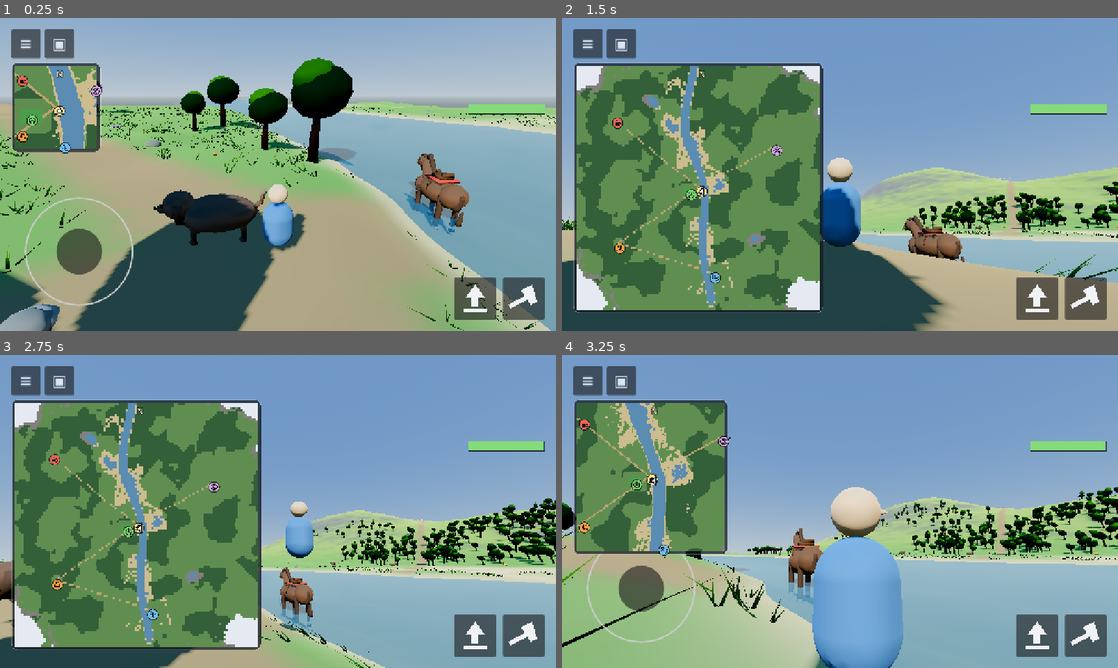
Above: before the commit, frames 1-4 (two rows, left to right).
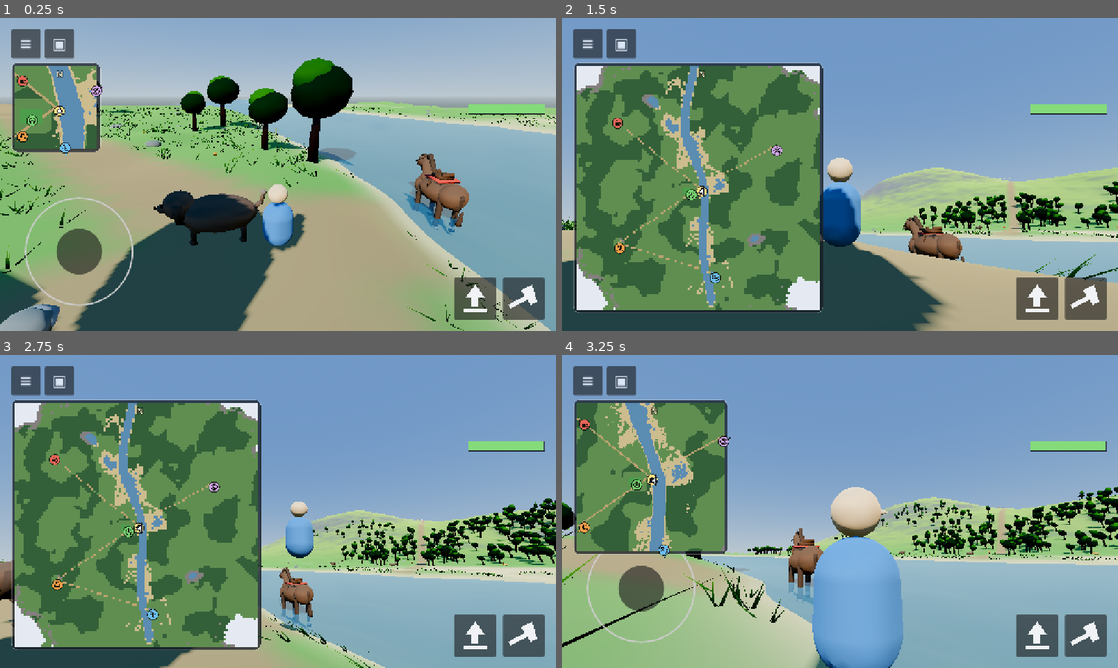
Above: after the commit, the same moments.

Repository: kabartay/aava
Game: Godot game, scene res://main.tscn
Two runs of this game, one before a commit and one after it. Both use one fixed random seed, a clock stepped at 60 frames per second and the inputs below.
Inputs (mouse positions are in pixels of both pictures, inside the frame that each line leads up to):
- Up to frame 1 (0.25 s): no input
- Up to frame 2 (1.5 s): tap Enter at 0.5 s; drag from (840, 174) to (895, 105) at 0.52 s; drag from (617, 108) to (812, 237) at 1.27 s
- Up to frame 3 (2.75 s): move the mouse to (333, 442) at 2.02 s; hold D (move_right) from 2.03 s (still down); tap E (kick) at 2.1 s; tap Space (jump) at 2.3 s
- Up to frame 4 (3.25 s): release D (move_right) at 2.75 s; drag from (812, 574) to (673, 464) at 2.77 s

The runs differ from the first frame. In frame 1, less than 0.1% of the frame differs, in the area x 73-85%, y 44-63%; in frame 2, less than 0.1%; in frame 3, less than 0.1%; in frame 4, less than 0.1%.

Commit message:
Make the mounts solid where they stand, and seat the rider on the saddle
The horse could be walked through, which from the phone read as the horse
not being there. Every mount has a body now — a box the size of the animal
or the machine — that stops a child while it stands and switches off while
it is ridden, or the collider carried under the child would shove them
along. A boat left at the far shore is solid too.

The rider sat inside the horse to the neck: the body was lifted 1.26 m
onto a horse whose back is now over two. It is lifted to the saddle. And
the horse has a bridle — noseband, browband, cheek straps — with reins
running back to the pommel, a shoulder where the neck meets the body, and
rounder spheres throughout: a saddled horse with nothing on its head looked
half-dressed.

Diff:
--- a/src/dev/ci_check.gd
+++ b/src/dev/ci_check.gd
@@ -2129,7 +2129,9 @@
 	_expect(mounts.nearest(spot) == MountKinds.HORSE, "a horse two metres away is within reach")
 	_expect(mounts.nearest(spot + Vector3(40.0, 0.0, 0.0)) == &"", "one forty metres away is not")
 
+	_expect(mounts.is_solid(MountKinds.HORSE), "a standing horse is solid: a child bumps into it rather than through it")
 	_expect(mounts.mount(MountKinds.HORSE), "it can be mounted")
+	_expect(not mounts.is_solid(MountKinds.HORSE), "and stops being solid while ridden, or it would shove its rider")
 	_expect(mounts.riding == MountKinds.HORSE, "and the game knows what is being ridden")
 	_expect(not mounts.mount(MountKinds.HORSE), "it cannot be mounted twice")
 	_expect(mounts.nearest(spot) == &"", "nothing else is offered while riding")
@@ -2139,6 +2141,7 @@
 	var elsewhere := spot + Vector3(30.0, 0.0, -18.0)
 	_expect(mounts.dismount(elsewhere) == MountKinds.HORSE, "it can be dismounted")
 	_expect(mounts.riding == &"", "and riding stops")
+	_expect(mounts.is_solid(MountKinds.HORSE), "and it is solid again where it stands")
 	var left_at := mounts.position_of(MountKinds.HORSE)
 	_expect(
 		absf(left_at.x - elsewhere.x) < 0.01 and absf(left_at.z - elsewhere.z) < 0.01,
--- a/src/world/mount_kinds.gd
+++ b/src/world/mount_kinds.gd
@@ -48,6 +48,18 @@
 const BOAT_DRAFT := 0.3
 const BOAT_SEAT := 0.25
 
+## The box a standing mount takes up, as (size, centre height): what a child
+## bumps into instead of walking through it. Only while it stands — a mount
+## being ridden is carried under the child and must not push them.
+static func body_box(kind: StringName) -> Array:
+	match kind_of(kind):
+		HORSE:
+			return [Vector3(0.9, 2.1, 2.9), 1.15]
+		BOAT:
+			return [Vector3(1.4, 0.55, 3.5), 0.05]
+		_:
+			return [Vector3(0.5, 1.0, 1.9), 0.55]
+
 const INFO := {
 	HORSE: {
 		# Fast, but the real reason to ride one is that it fords the river and
@@ -57,7 +69,9 @@
 		"max_slope": 0.62,
 		"fords": true,
 		"floats": false,
-		"eye": 1.26,
+		# Up to the saddle: the child's feet at the stirrups, body above the
+		# horse's back. At 1.26 the rider was inside the horse to the neck.
+		"eye": 2.1,
 		"colour": Color(0.42, 0.29, 0.20),
 	},
 	BICYCLE: {
@@ -146,22 +160,30 @@
 	var body := SphereMesh.new()
 	body.radius = 0.52 * s
 	body.height = 1.0 * s
-	body.radial_segments = 10
-	body.rings = 6
+	body.radial_segments = 14
+	body.rings = 8
 	_add(tool, body, Transform3D(
 		Basis().scaled(Vector3(1.0, 0.92, 1.75)), Vector3(0.0, 1.32 * s, 0.0)
 	), hide)
 	var chest := SphereMesh.new()
 	chest.radius = 0.42 * s
 	chest.height = 0.84 * s
-	chest.radial_segments = 8
-	chest.rings = 5
+	chest.radial_segments = 12
+	chest.rings = 7
 	_add(tool, chest, Transform3D(Basis().scaled(Vector3(1.0, 1.05, 1.0)), Vector3(0.0, 1.26 * s, -0.74 * s)), hide)
+	# The shoulder, where the neck meets the body, so the neck grows out of
+	# the horse instead of being stuck onto it.
+	var shoulder := SphereMesh.new()
+	shoulder.radius = 0.34 * s
+	shoulder.height = 0.68 * s
+	shoulder.radial_segments = 10
+	shoulder.rings = 6
+	_add(tool, shoulder, Transform3D(Basis(), Vector3(0.0, 1.56 * s, -0.62 * s)), hide)
 	var rump := SphereMesh.new()
 	rump.radius = 0.44 * s
 	rump.height = 0.88 * s
-	rump.radial_segments = 8
-	rump.rings = 5
+	rump.radial_segments = 12
+	rump.rings = 7
 	_add(tool, rump, Transform3D(Basis(), Vector3(0.0, 1.36 * s, 0.72 * s)), hide)
 
 	# The neck rises forward; without it a horse is a barrel with a ball on it.
@@ -187,6 +209,40 @@
 	muzzle.radial_segments = 8
 	muzzle.rings = 4
 	_add(tool, muzzle, Transform3D(Basis(), Vector3(0.0, 2.02 * s, -1.42 * s)), hide.lightened(0.12))
+	# The bridle: a noseband round the muzzle, a strap up each cheek to
+	# behind the ears, and reins running back to the saddle. A saddled horse
+	# with nothing on its head looked half-dressed.
+	var noseband := TorusMesh.new()
+	noseband.inner_radius = 0.13 * s
+	noseband.outer_radius = 0.16 * s
+	noseband.rings = 6
+	noseband.ring_segments = 10
+	_add(tool, noseband, Transform3D(Basis(Vector3.RIGHT, PI * 0.5), Vector3(0.0, 2.03 * s, -1.34 * s)), leather)
+	var brow := TorusMesh.new()
+	brow.inner_radius = 0.2 * s
+	brow.outer_radius = 0.23 * s
+	brow.rings = 6
+	brow.ring_segments = 10
+	_add(tool, brow, Transform3D(Basis(Vector3.RIGHT, PI * 0.5), Vector3(0.0, 2.14 * s, -1.02 * s)), leather)
+	for side in PackedFloat32Array([-1.0, 1.0]):
+		var cheek := BoxMesh.new()
+		cheek.size = Vector3(0.02 * s, 0.03 * s, 0.34 * s)
+		_add(tool, cheek, Transform3D(Basis(Vector3.RIGHT, deg_to_rad(-12.0)), Vector3(side * 0.2 * s, 2.1 * s, -1.18 * s)), leather)
+		# A rein from the bit back to the pommel: a thin cylinder laid along
+		# the line between them.
+		var bit := Vector3(side * 0.16 * s, 2.0 * s, -1.36 * s)
+		var pommel_at := Vector3(side * 0.06 * s, 2.0 * s, -0.2 * s)
+		var run := pommel_at - bit
+		var rein := CylinderMesh.new()
+		rein.top_radius = 0.012 * s
+		rein.bottom_radius = 0.012 * s
+		rein.height = run.length()
+		rein.radial_segments = 4
+		rein.rings = 1
+		_add(tool, rein, Transform3D(
+			Basis.looking_at(run.normalized(), Vector3.UP) * Basis(Vector3.RIGHT, PI * 0.5),
+			bit + run * 0.5 + Vector3(0.0, -0.06 * s, 0.0)
+		), leather)
 	var blaze := BoxMesh.new()
 	blaze.size = Vector3(0.07 * s, 0.3 * s, 0.02 * s)
 	_add(tool, blaze, Transform3D(Basis(Vector3.RIGHT, deg_to_rad(-20.0)), Vector3(0.0, 2.15 * s, -1.33 * s)), pale)
--- a/src/world/mounts.gd
+++ b/src/world/mounts.gd
@@ -39,6 +39,19 @@
 
 	var node := MeshInstance3D.new()
 	node.mesh = MountKinds.build_mesh(kind)
+	# Solid while it stands. The horse could be walked through, which from
+	# the phone read as the horse not being there.
+	var body := StaticBody3D.new()
+	body.name = "Solid"
+	body.collision_layer = TerrainSpec.LAYER_PROPS
+	var box: Array = MountKinds.body_box(kind)
+	var shape := BoxShape3D.new()
+	shape.size = box[0]
+	var collider := CollisionShape3D.new()
+	collider.shape = shape
+	collider.position = Vector3(0.0, float(box[1]), 0.0)
+	body.add_child(collider)
+	node.add_child(body)
 	add_child(node)
 	var grounded := at
 	grounded.y = _rest_height(kind, at)
@@ -114,6 +127,7 @@
 	if riding != &"" or not exists(kind):
 		return false
 	riding = kind
+	_set_solid(kind, false)
 	# The mount stays visible and is carried along under the child. Hiding it
 	# was the first version, on the reasoning that the player "becomes" the
 	# horse — but the child's own body is still drawn, so what a rider actually
@@ -149,8 +163,25 @@
 		spot.y = _rest_height(kind, at)
 		node.global_position = spot
 		_positions[kind] = spot
+	_set_solid(kind, true)
 	dismounted.emit(kind)
 	return kind
+
+## Whether a standing mount stops the child. Off while it is ridden, or the
+## collider carried under the child would shove them along.
+func _set_solid(kind: StringName, solid: bool) -> void:
+	if not exists(kind):
+		return
+	var body := (_nodes[kind] as Node3D).get_node_or_null("Solid") as StaticBody3D
+	if body != null:
+		body.collision_layer = TerrainSpec.LAYER_PROPS if solid else 0
+
+## Is this mount solid right now? For the checks.
+func is_solid(kind: StringName) -> bool:
+	if not exists(kind):
+		return false
+	var body := (_nodes[kind] as Node3D).get_node_or_null("Solid") as StaticBody3D
+	return body != null and body.collision_layer != 0
 
 ## Whether the ground here can be ridden over on the current mount. A bicycle
 ## refuses a steep hill and deep water; a horse takes both; a boat wants
